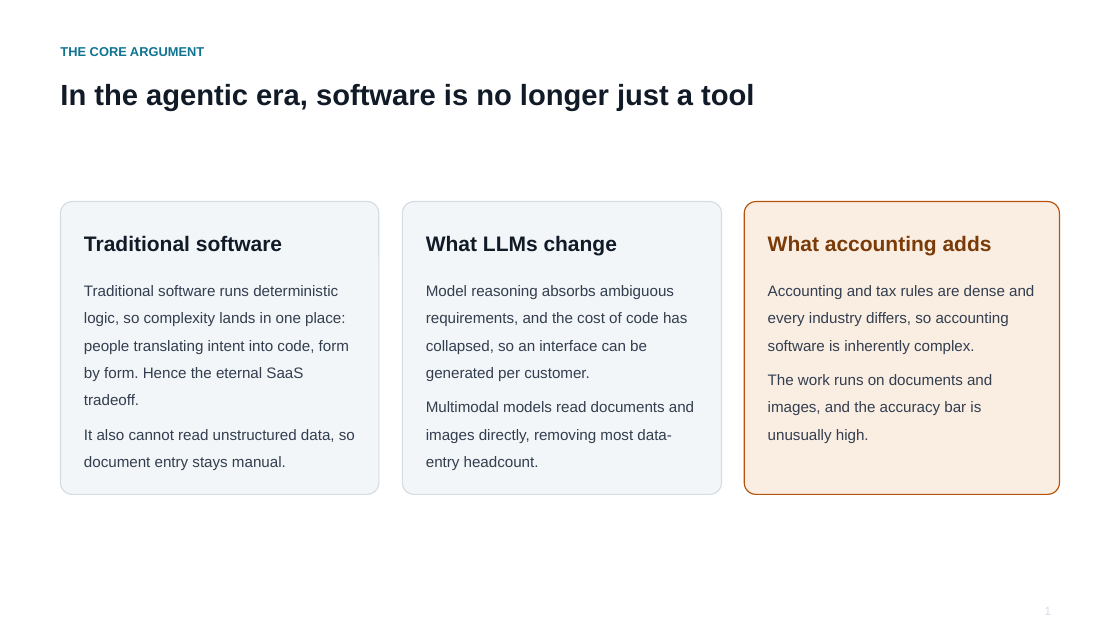
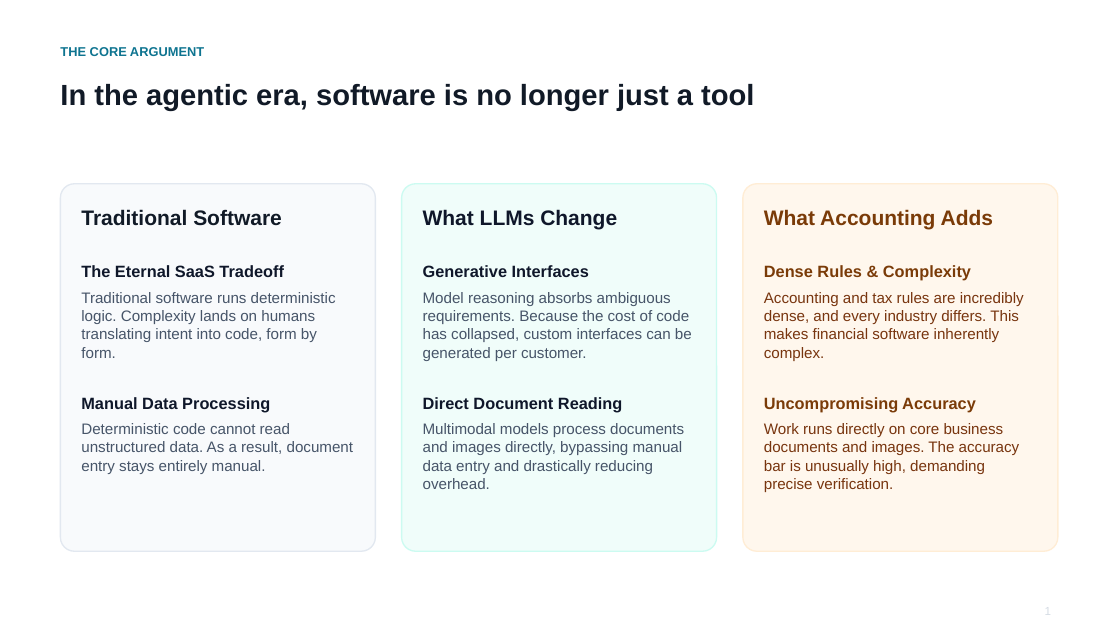
Before and after one commit to cllu/aimi-accounting-software-proposal, a slide deck: slide 2 of agent-native-accounting-deck.pptx. Drawn at 1120x630 pixels with LibreOffice and Linux fonts; fonts in the diff are those of the drawing. Boxes give left, top, right and bottom in pixels: in the first picture for what was removed or moved away, otherwise in the second. Text is boxed around its words. In the diff, an @@ line names an element or a change of style, - is before the commit and + after.

Commit message:
Final version

```diff
--- a/agent-native-accounting-deck.pptx
+++ b/agent-native-accounting-deck.pptx
@@ rounded rectangle resized from (x1=60, y1=202, x2=379, y2=495) to (x1=60, y1=184, x2=376, y2=552) @@
@@ rounded rectangle at (x1=60, y1=184, x2=376, y2=552): fill #F3F6F8 to #F8FAFC; outline #D5DCE4 1 pt to #E2E8F0 1.13 pt; proportions changed @@
@@ text at (x1=81, y1=209, x2=282, y2=226): text changed @@
-Traditional software
+Traditional Software
@@ rounded rectangle resized from (x1=402, y1=202, x2=722, y2=495) to (x1=402, y1=184, x2=717, y2=552) @@
@@ rounded rectangle at (x1=402, y1=184, x2=717, y2=552): fill #F3F6F8 to #F0FDFA; outline #D5DCE4 1 pt to #CCFBF1 1.13 pt; proportions changed @@
@@ text at (x1=423, y1=209, x2=617, y2=230): text changed; text colour #111A27 to #0F172A @@
-What LLMs change
+What LLMs Change
@@ rounded rectangle resized from (x1=744, y1=202, x2=1060, y2=495) to (x1=743, y1=184, x2=1058, y2=552) @@
@@ rounded rectangle at (x1=743, y1=184, x2=1058, y2=552): fill #FAEEE3 to #FFF7ED; outline #B45309 1 pt to #FFEDD5 1.13 pt; proportions changed @@
@@ text at (x1=764, y1=209, x2=993, y2=230): text changed @@
-What accounting adds
+What Accounting Adds
@@ text at (x1=81, y1=265, x2=336, y2=358): text changed; text colour #333E4F to #475569 @@
-Traditional software runs deterministic logic, so complexity lands in one place: people translating intent into code, form by form. Hence the eternal SaaS tradeoff.
-It also cannot read unstructured data, so document entry stays manual.
+The Eternal SaaS Tradeoff
+Traditional software runs deterministic logic. Complexity lands on humans translating intent into code, form by form.
@@ text at (x1=423, y1=265, x2=692, y2=361): text changed; text colour #333E4F to #475569 @@
-Model reasoning absorbs ambiguous requirements, and the cost of code has collapsed, so an interface can be generated per customer.
-Multimodal models read documents and images directly, removing most data-entry headcount.
+Generative Interfaces
+Model reasoning absorbs ambiguous requirements. Because the cost of code has collapsed, custom interfaces can be generated per customer.
@@ text at (x1=764, y1=265, x2=1024, y2=361): text changed; text colour #333E4F to #78350F @@
-Accounting and tax rules are dense and every industry differs, so accounting software is inherently complex.
-The work runs on documents and images, and the accuracy bar is unusually high.
+Dense Rules & Complexity
+Accounting and tax rules are incredibly dense, and every industry differs. This makes financial software inherently complex.
@@ text added at (x1=81, y1=397, x2=353, y2=474), 13 pt, text #475569 @@
+Manual Data Processing
+Deterministic code cannot read unstructured data. As a result, document entry stays entirely manual.
@@ text added at (x1=423, y1=397, x2=684, y2=489), 13 pt, text #475569 @@
+Direct Document Reading
+Multimodal models process documents and images directly, bypassing manual data entry and drastically reducing overhead.
@@ text added at (x1=764, y1=397, x2=1020, y2=492), 13 pt, text #78350F @@
+Uncompromising Accuracy
+Work runs directly on core business documents and images. The accuracy bar is unusually high, demanding precise verification.
```
Also in this commit, not shown: 10 other slides changed, 1 slide added.
